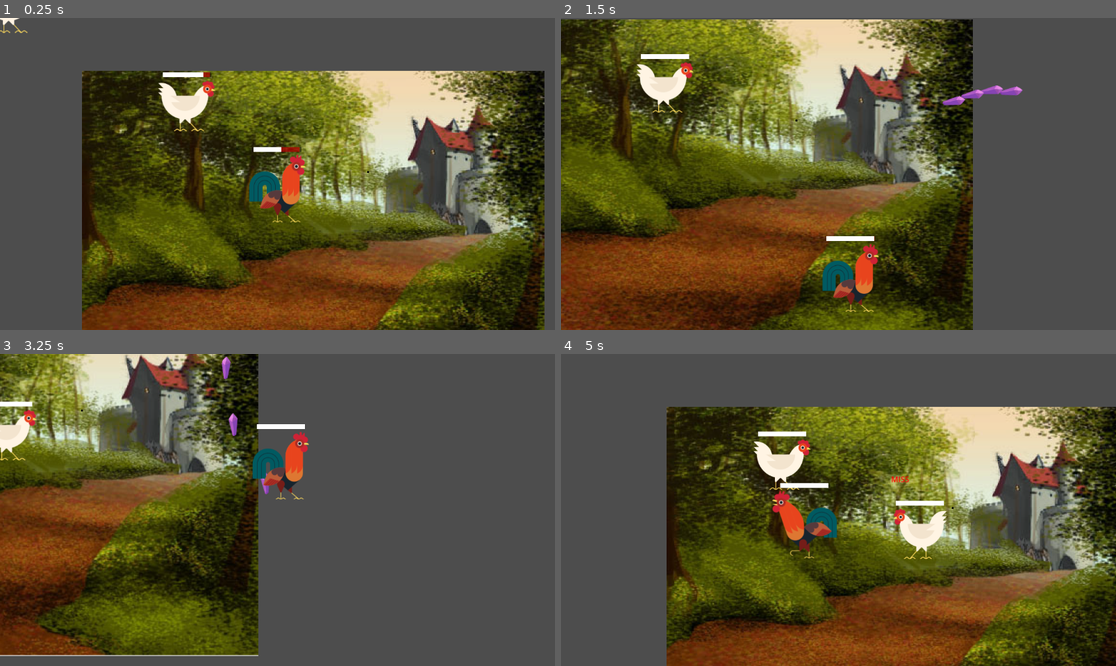
Above: before the commit, frames 1-4 (two rows, left to right).
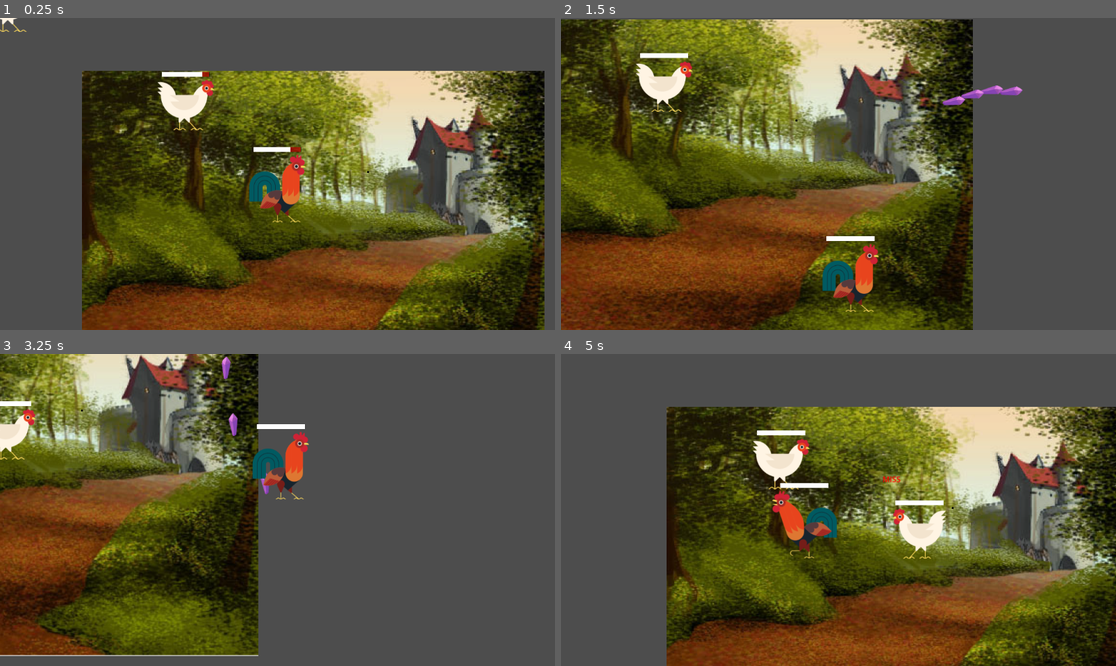
Above: after the commit, the same moments.

Repository: Rundll86/ChickenVSBear
Game: Godot game, scene res://components/Scenes/World.tscn
The game is run twice, just before and just after one commit, with the same random seed, the same clock (stepped at 60 frames per second) and the same inputs. The engine's default icon, where the game draws it, is replaced by a stand-in: a white triangle on a blue panel in a dark square.
Inputs (mouse positions are in pixels of both pictures, inside the frame that each line leads up to):
- Up to frame 1 (0.25 s): no input
- Up to frame 2 (1.5 s): move the mouse to (960, 158) at 0.52 s; press the mouse at (960, 158) at 0.53 s; hold D (m_right) 0.53-1.28 s; move the mouse to (727, 189) at 1.27 s; release the mouse at (727, 189) at 1.28 s; hold S (m_down) from 1.28 s (still down); tap Space (sprint) at 1.35 s
- Up to frame 3 (3.25 s): move the mouse to (333, 441) at 2.02 s; release S (m_down) at 2.03 s; press the mouse at (333, 441) at 2.03 s; hold D (m_right) 2.03-2.78 s; move the mouse to (249, 572) at 2.77 s; release the mouse at (249, 572) at 2.78 s; hold W (m_up) from 2.78 s (still down); tap Space (sprint) at 2.85 s
- Up to frame 4 (5 s): move the mouse to (1005, 556) at 3.52 s; release W (m_up) at 3.53 s; press the mouse at (1005, 556) at 3.53 s; hold A (m_left) from 3.53 s (still down); move the mouse to (672, 463) at 4.27 s; release the mouse at (672, 463) at 4.28 s; tap Space (sprint) at 4.35 s

The runs differ from the first frame. In frame 1, 0.4% of the frame differs, in the area x 0-55%, y 0-43%; in frame 2, 0.3%; in frame 3, 0.2%; in frame 4, 0.6%, in the area x 34-70%, y 24-66%.

Commit message:
feat: 重构World工具，添加WorldManager类，更新波次生成逻辑，增强敌人管理功能

Diff:
--- a/components/Scenes/World.tscn
+++ b/components/Scenes/World.tscn
@@ -1,13 +1,13 @@
 [gd_scene load_steps=5 format=3 uid="uid://dmxi1ikn6avig"]
 
-[ext_resource type="Script" path="res://scripts/Tools/WorldTool.gd" id="1_t2xvy"]
+[ext_resource type="Script" path="res://scripts/Tools/WorldManager.gd" id="1_lxsxj"]
 [ext_resource type="PackedScene" uid="uid://dfwg750a47ggx" path="res://components/Scenes/UI.tscn" id="2_04cdd"]
 [ext_resource type="PackedScene" uid="uid://bm7ymrri6pykb" path="res://components/Characters/Rooster.tscn" id="3_5ui6q"]
 [ext_resource type="Texture2D" uid="uid://ckk8kahhof06u" path="res://resources/maps/Castle 2.png" id="6_p0nkj"]
 
 [node name="world" type="Node2D"]
 y_sort_enabled = true
-script = ExtResource("1_t2xvy")
+script = ExtResource("1_lxsxj")
 
 [node name="UI" parent="." instance=ExtResource("2_04cdd")]
 
--- a/scripts/Contents/Characters/Rooster.gd
+++ b/scripts/Contents/Characters/Rooster.gd
@@ -2,7 +2,6 @@
 class_name Rooster
 
 func _ready():
-	fields[FieldStore.Entity.MAX_HEALTH] = 500
 	super._ready()
 
 func ai():
--- a/scripts/Contents/Wave.gd
+++ b/scripts/Contents/Wave.gd
@@ -12,7 +12,8 @@
 static var countBoost: float = 0.1 # 每波增加的敌人数量百分比，指数级
 static var data: Array[Wave] = [
 	# entity, minCount, maxCount, isBoss, from, to, per
-	create(preload("res://components/Characters/Hen.tscn"), 1, 5, false, 0, INF, 1)
+	create(preload("res://components/Characters/Hen.tscn"), 1, 5, false, 0, INF, 1),
+	create(preload("res://components/Characters/Chick.tscn"), 0, 0, true, 1, INF, 2)
 ]
 
 static func create(
@@ -35,8 +36,10 @@
 	return wave
 static func entityCountOf(wave: Wave) -> int:
 	if wave.from <= current and wave.to >= current and int(current - wave.from) % wave.per == 0:
-		print("abc")
-		return randi_range(int(wave.minCount), int(wave.maxCount * ((1 + countBoost) ** current)))
+		if wave.isBoss:
+			return 1
+		else:
+			return randi_range(int(wave.minCount), int(wave.maxCount * ((1 + countBoost) ** current)))
 	return 0
 static func spawn():
 	for i in range(len(data)):
--- a/scripts/Statemachine/EntityBase.gd
+++ b/scripts/Statemachine/EntityBase.gd
@@ -139,3 +139,5 @@
 	if addToWorld:
 		WorldManager.rootNode.add_child(instance)
 	return instance
+static func mobCount():
+	return len(WorldManager.tree.get_nodes_in_group("mobs"))
--- a/scripts/Tools/WorldTool.gd
+++ b/scripts/Tools/WorldManager.gd
@@ -7,4 +7,6 @@
 func _ready():
 	tree = get_tree()
 	rootNode = self
-	Wave.next()
+func _physics_process(_delta):
+	if EntityBase.mobCount() == 0:
+		Wave.next()
